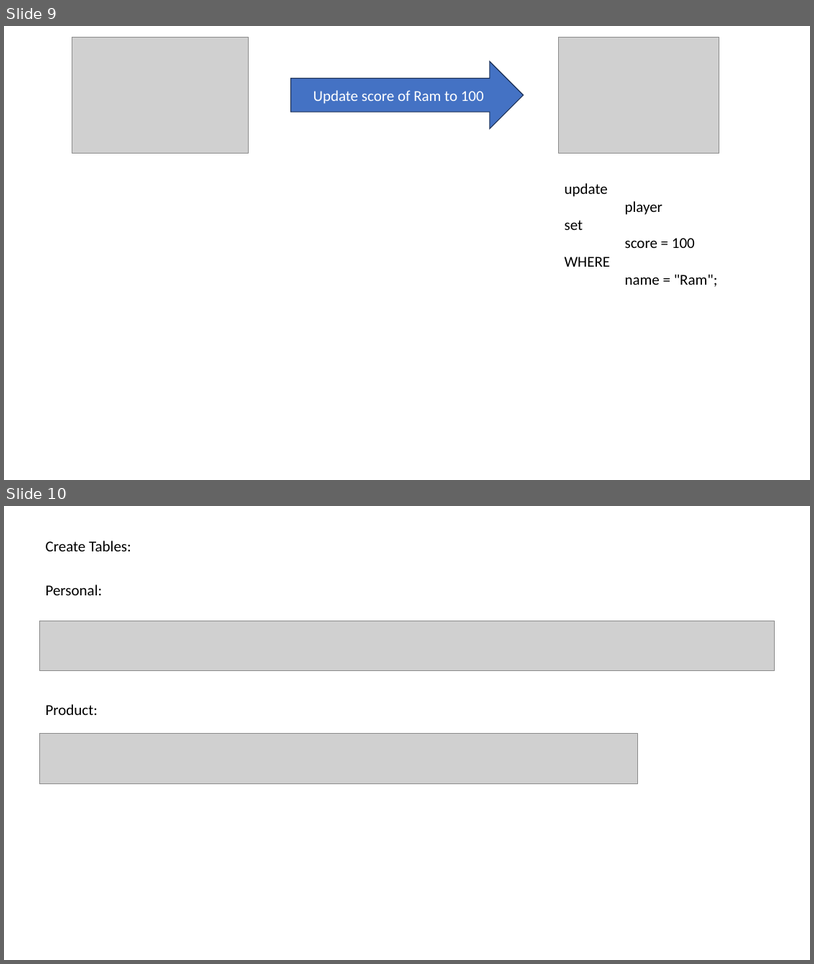
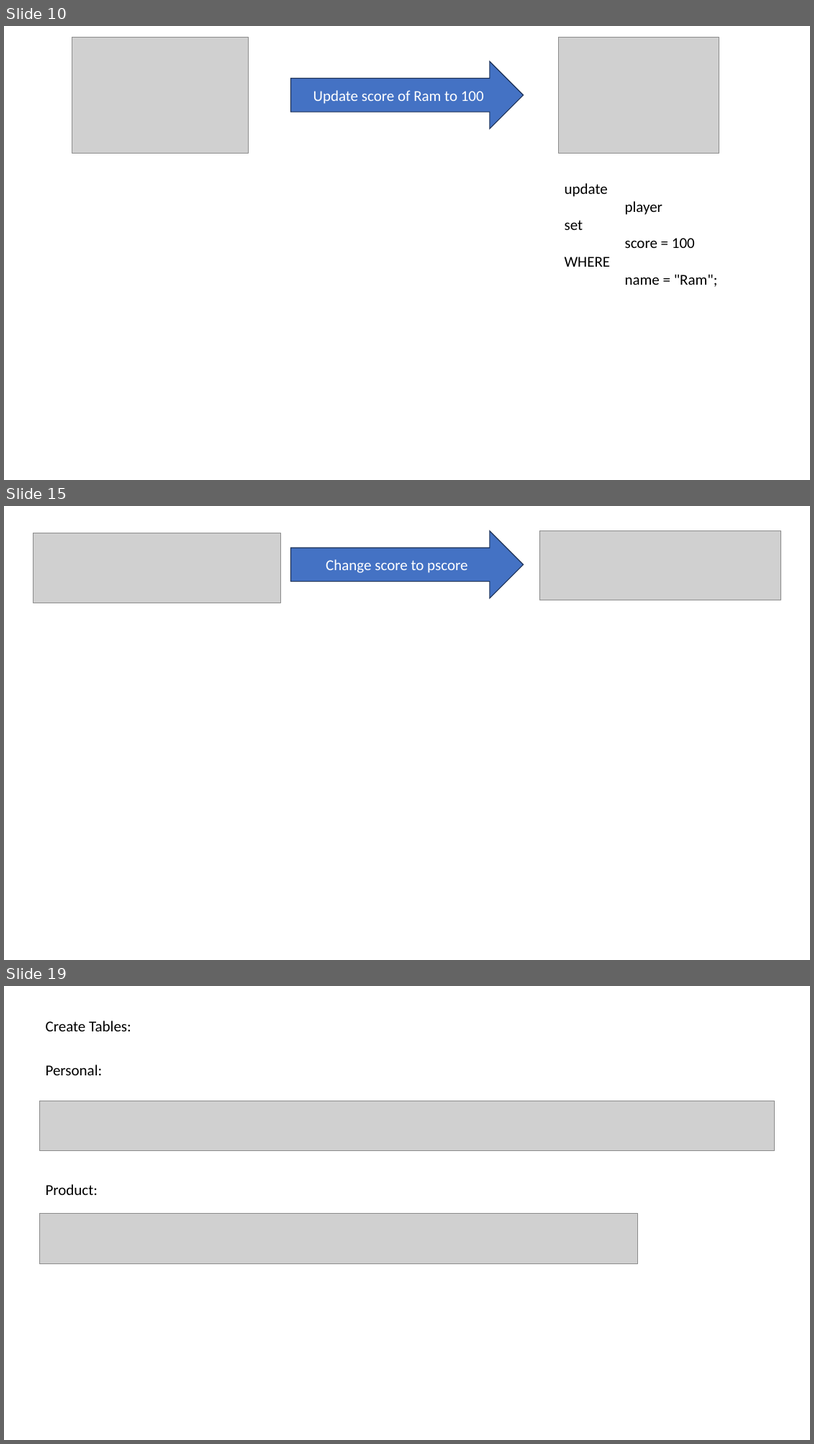
Before and after one commit to venkatyashwanth/mysql_notes, a slide deck: SQL.pptx. Shown one above the other, each under a label of ours: slides 9 and 10 before the commit, slides 10, 15 and 19 after it; the slides between them are not shown. The pictures are 814x964 and 814x1444 pixels, drawn with LibreOffice and Linux fonts; fonts in the diff are those of the drawing; grey boxes stand for pictures. Boxes give left, top, right and bottom in pixels: in the first picture for what was removed or moved away, otherwise in the second. Text is boxed around its words. In the diff, an @@ line names an element or a change of style, - is before the commit and + after.

```diff
--- a/SQL.pptx
+++ b/SQL.pptx
@@ slide 15 added at (4,506,810,960), background #FFFFFF @@
@@ picture added at (33,533,280,602) @@
@@ right arrow added at (291,530,524,598), fill #4472C4, outline #1E3256 1 pt, 18 pt, text #FFFFFF @@
+Change score to pscore
@@ picture added at (540,530,782,600) @@
@@ what was slide 9 is now slide 10 @@
@@ what was slide 10 is now slide 19 @@
```
Also in this commit, not shown: 1 slide changed, 8 other slides added, 1 other file.
